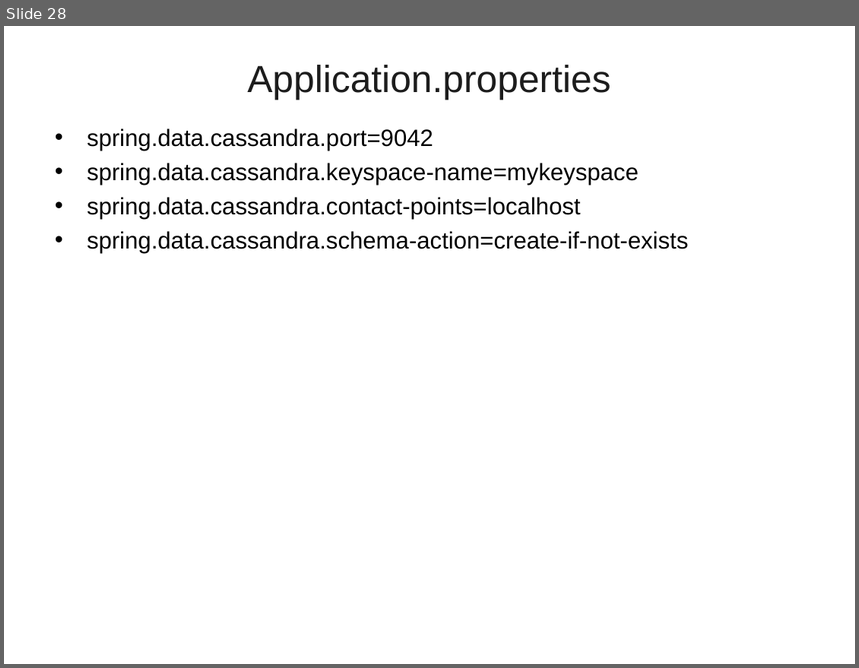
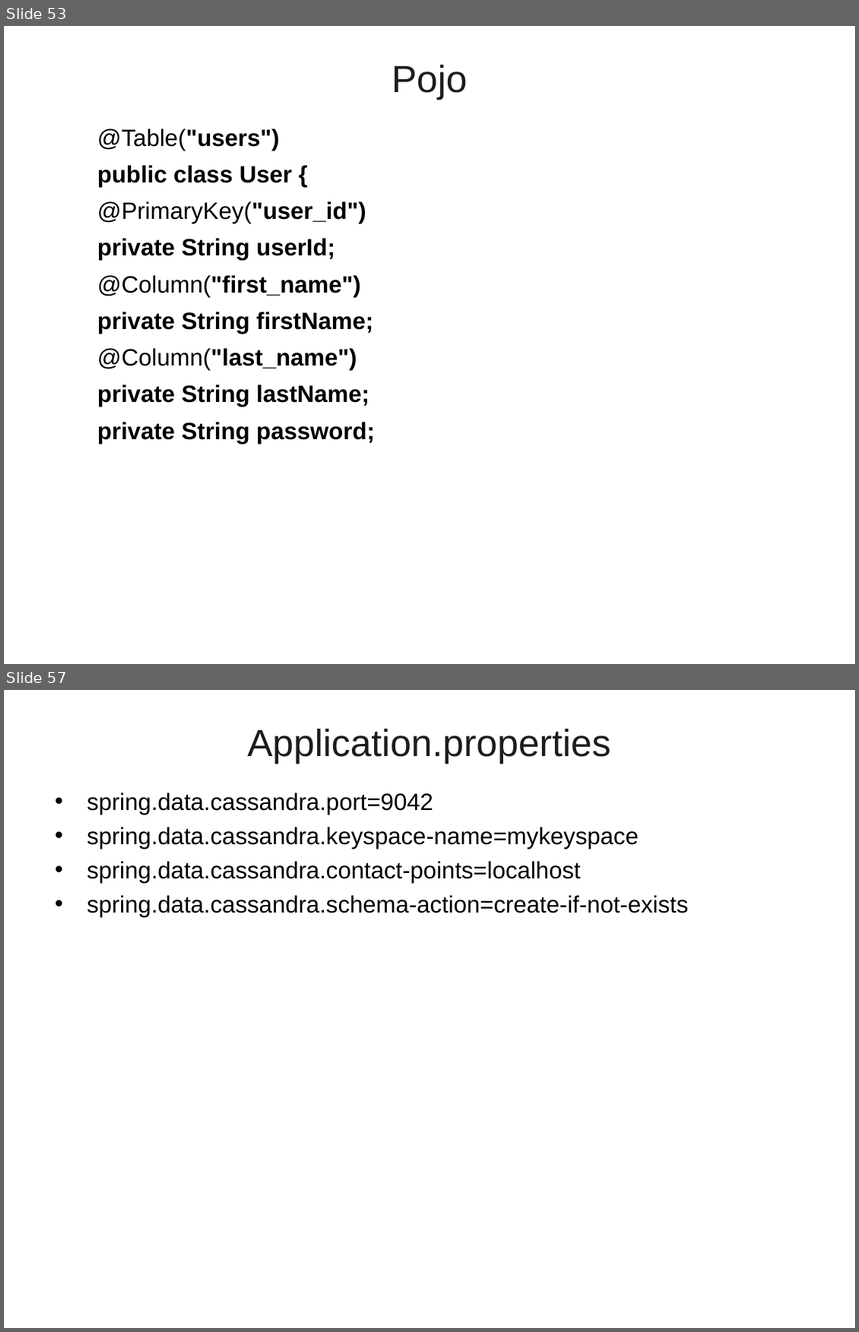
Before and after one commit to vicky-sai/PPTs, a slide deck: SpringData_NoSQL.ppt. Shown one above the other, each under a label of ours: slide 28 before the commit, slides 53 and 57 after it; the slides between them are not shown. The pictures are 859x668 and 859x1332 pixels, drawn with LibreOffice and Linux fonts; fonts in the diff are those of the drawing; background and template pictures are left out. Boxes give left, top, right and bottom in pixels: in the first picture for what was removed or moved away, otherwise in the second. Text is boxed around its words. In the diff, an @@ line names an element or a change of style, - is before the commit and + after.

```diff
--- a/SpringData_NoSQL.ppt
+++ b/SpringData_NoSQL.ppt
@@ slide 53 added at (4,26,855,664), background picture (left out) @@
@@ title added at (392,65,468,100), 32 pt, text #1C1C1C @@
+Pojo
@@ text added at (97,129,375,444), 20 pt, text #000000, bold @@
+  @Table("users")
+  public class User {
+  @PrimaryKey("user_id")
+  private String userId;
+  @Column("first_name")
+  private String firstName;
+  @Column("last_name")
+  private String lastName;
+  private String password;
@@ what was slide 28 is now slide 57 @@
```
Also in this commit, not shown: 1 slide changed, 28 other slides added, 3 slides removed.
